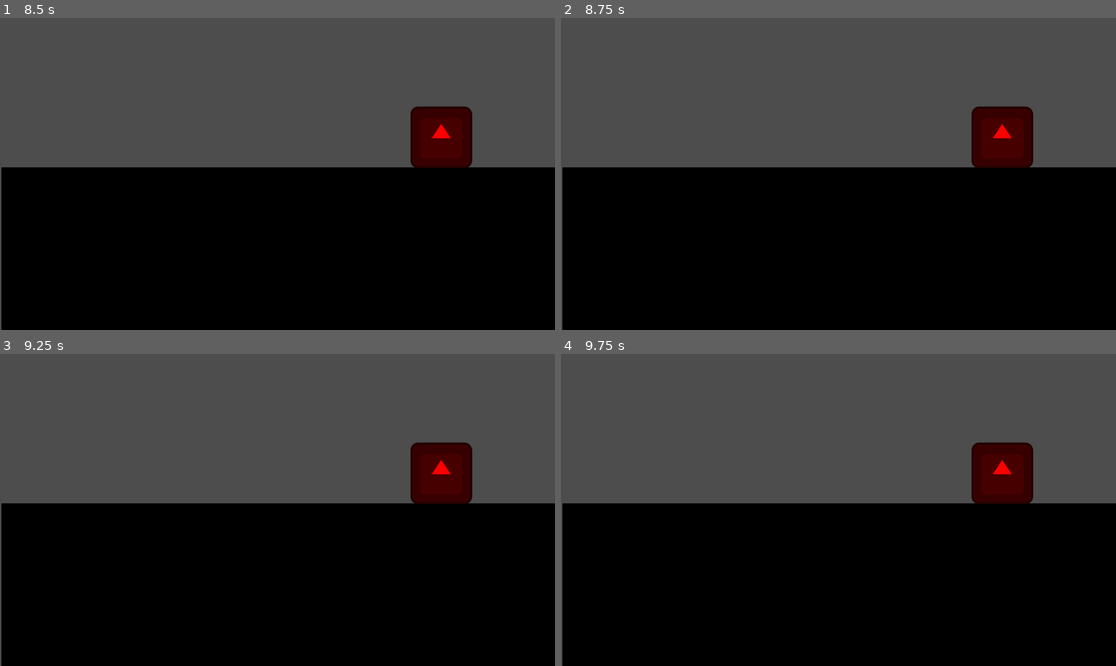
Above: before the commit, frames 1-4 (two rows, left to right).
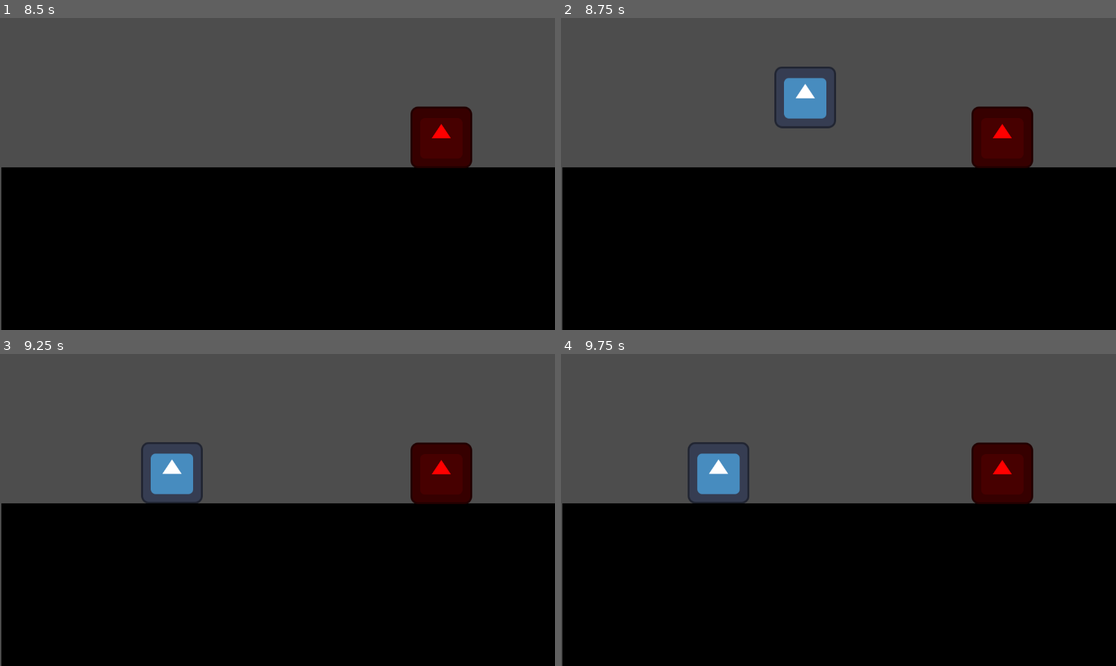
Above: after the commit, the same moments.

Repository: Dragon614pc/NinjaDragonsGameOff2023
Game: Godot game, scene res://test.tscn
The game is run twice, just before and just after one commit, with the same random seed, the same clock (stepped at 60 frames per second) and the same inputs. The engine's default icon, where the game draws it, is replaced by a stand-in: a white triangle on a blue panel in a dark square.
Inputs:
- Up to frame 1 (8.5 s): hold Right (Right) 0.53-2.03 s; tap X (Attack) every 0.75 s from 0.6 to 8.1 s; tap Z (Jump) at 0.77, 1.52, 3.02, 3.77, 4.52, 6.02, 6.77, 7.52 s; hold Left (Left) 2.03-4.28 s; hold Right (Right) 4.28-8.03 s; hold Left (Left) from 8.03 s (still down)
- Up to frame 2 (8.75 s): keep holding Left (Left)
- Up to frame 3 (9.25 s): keep holding Left (Left); tap X (Attack) at 8.85 s; tap Z (Jump) at 9.02 s
- Up to frame 4 (9.75 s): release Left (Left) at 9.53 s; hold Right (Right) from 9.53 s (still down); tap X (Attack) at 9.6 s

Frame 1 is identical in both runs. In frame 2, 1.3% of the frame differs, in the area x 38-50%, y 15-36%; in frame 3, 1.3%; in frame 4, 1.3%.

Commit message:
scene now resets if player falls off the platform

Diff:
--- a/project/Player/player.gd
+++ b/project/Player/player.gd
@@ -44,3 +44,10 @@
 func _on_sword_body_entered(body):
 	#print("hit")
 	sword_hit.emit()
+
+
+
+
+
+func _on_area_2d_body_entered(body):
+	get_tree().reload_current_scene()
--- a/project/test.tscn
+++ b/project/test.tscn
@@ -17,4 +17,11 @@
 position = Vector2(916, 248)
 script = ExtResource("4_mf8ja")
 
+[node name="Area2D" type="Area2D" parent="."]
+
+[node name="CollisionPolygon2D" type="CollisionPolygon2D" parent="Area2D"]
+position = Vector2(48, 14)
+polygon = PackedVector2Array(1215, 1187, 1814, 78, 1141, 1006, -75, 1060, -791, 84, -386, 1266)
+
 [connection signal="sword_hit" from="Player" to="dummy" method="_on_player_sword_hit"]
+[connection signal="body_entered" from="Area2D" to="Player" method="_on_area_2d_body_entered"]
